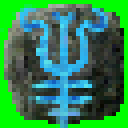
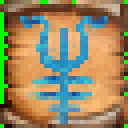
Layered file, before and after one edit (128x128). Changes by layer:
renamed "barrier.png" to "barrier copy 2 - Copy.png", painted on it over bbox(0, 4, 116, 128)
showed "Spell-A BGND" over bbox(0, 0, 128, 128)
hid "Spell-B BGND" over bbox(0, 0, 128, 128)
